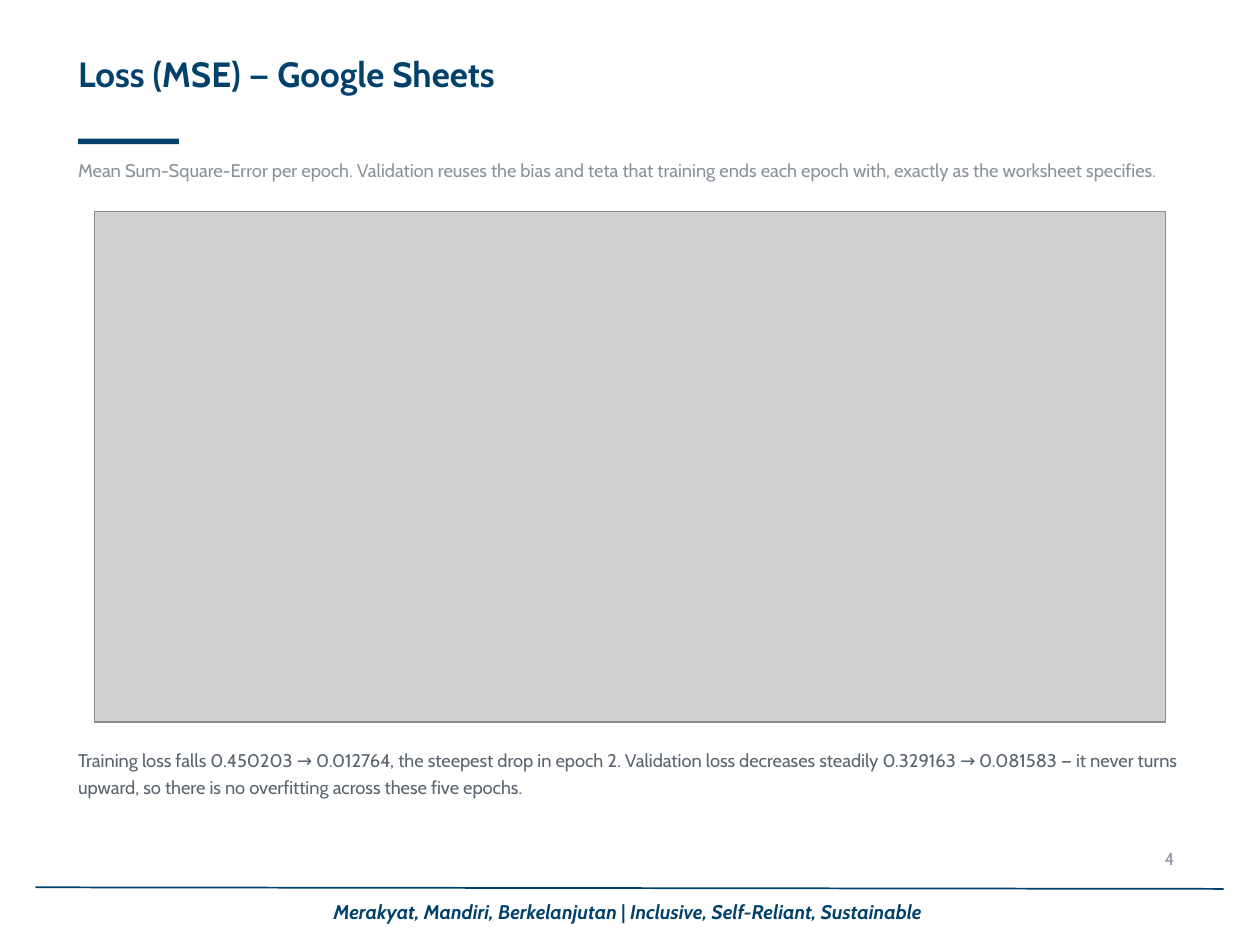
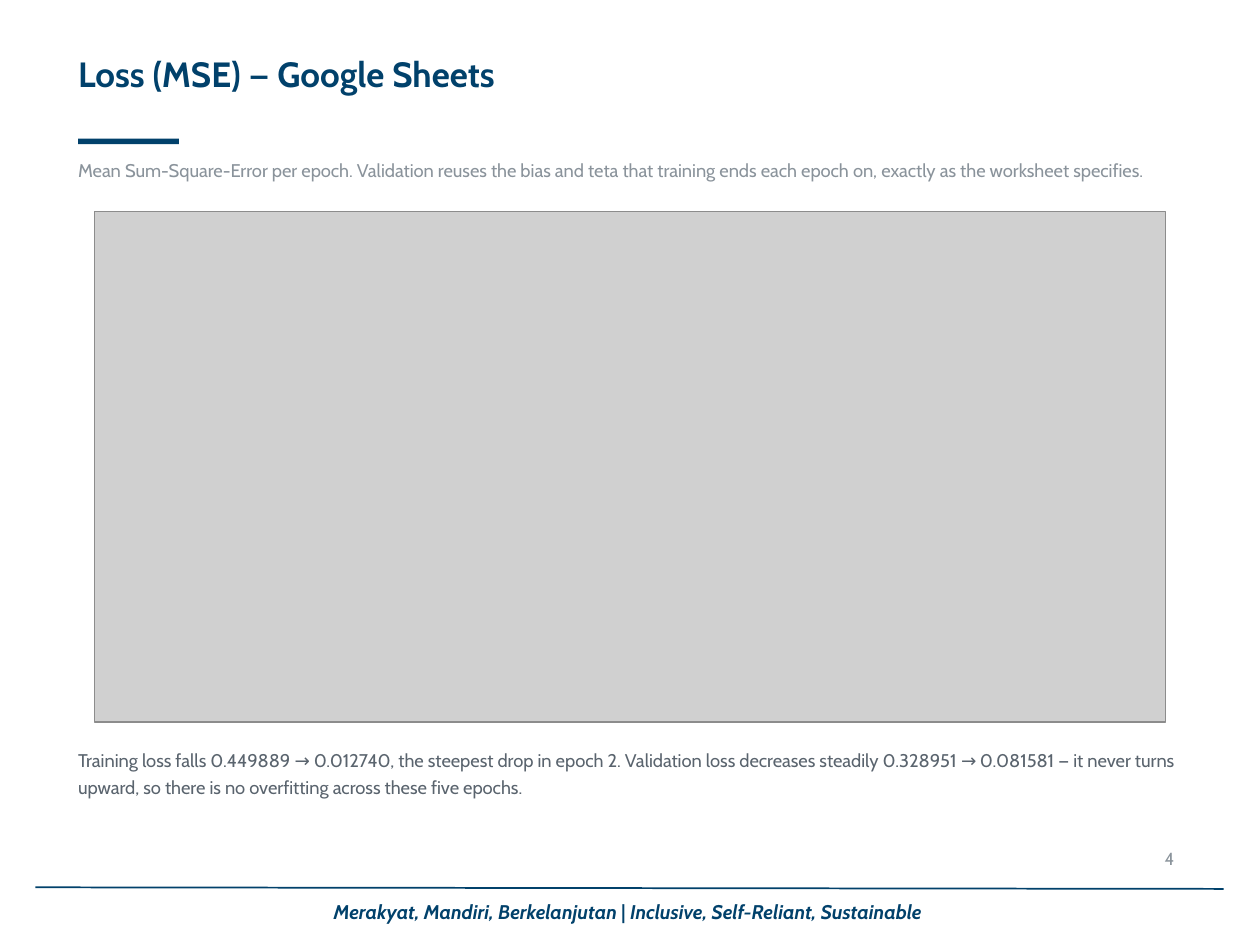
Before and after one commit to muhajav/SLP-Deep-Learning, a slide deck: slide 4 of Assignment 1 - SLP - Muhammad Javier.pptx. Drawn at 1260x945 pixels with LibreOffice and Linux fonts; fonts in the diff are those of the drawing; grey boxes stand for pictures; background and template pictures are left out. Boxes give left, top, right and bottom in pixels: in the first picture for what was removed or moved away, otherwise in the second. Text is boxed around its words. In the diff, an @@ line names an element or a change of style, - is before the commit and + after.

```diff
--- a/Assignment 1 - SLP - Muhammad Javier.pptx
+++ b/Assignment 1 - SLP - Muhammad Javier.pptx
@@ text at [78, 163, 1143, 181]: text changed @@
-Mean Sum-Square-Error per epoch. Validation reuses the bias and teta that training ends each epoch with, exactly as the worksheet specifies.
+Mean Sum-Square-Error per epoch. Validation reuses the bias and teta that training ends each epoch on, exactly as the worksheet specifies.
@@ text at [78, 753, 1174, 799]: text changed @@
-Training loss falls 0.450203 → 0.012764, the steepest drop in epoch 2. Validation loss decreases steadily 0.329163 → 0.081583 — it never turns upward, so there is no overfitting across these five epochs.
+Training loss falls 0.449889 → 0.012740, the steepest drop in epoch 2. Validation loss decreases steadily 0.328951 → 0.081581 — it never turns upward, so there is no overfitting across these five epochs.
```
Also in this commit, not shown: 3 other slides changed, 7 other files.
